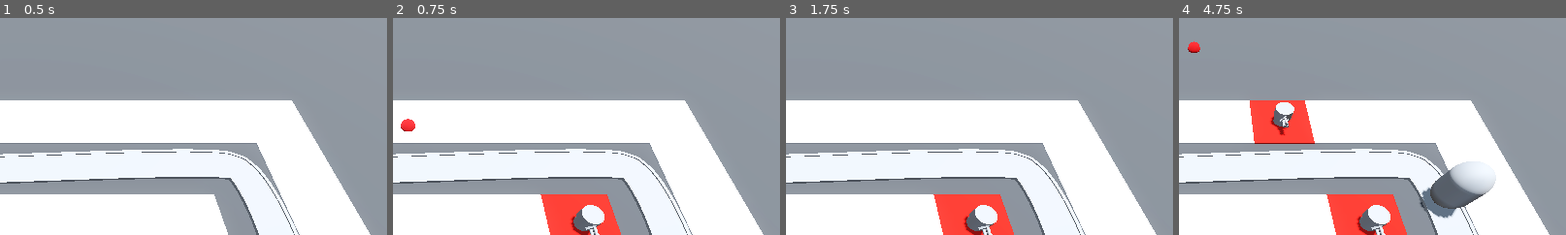
Above: before the commit, frames 1-4 (left to right).
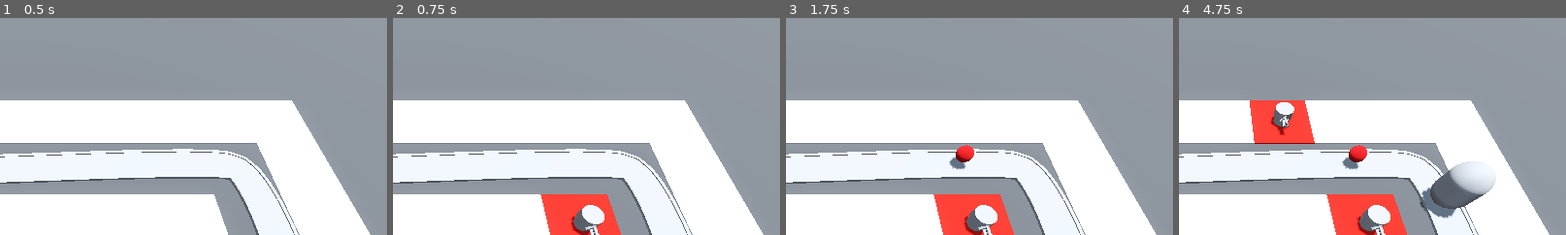
Above: after the commit, the same moments.

Repository: FabioAVSilva/Barbarian-Blaster
Game: Godot game, scene res://BaseLevel.tscn
Two runs of this game, one before a commit and one after it. Both use one fixed random seed, a clock stepped at 60 frames per second and the inputs below.
Inputs (mouse positions are % of the whole screen's width and height, from its top left):
- Up to frame 1 (0.5 s): no input
- Up to frame 2 (0.75 s): move the mouse to (72, 45) at 0.52 s; press the mouse at (72, 45) at 0.53 s
- Up to frame 3 (1.75 s): move the mouse to (30, 55) at 1.27 s; release the mouse at (30, 55) at 1.28 s; click (30, 55) at 1.35 s
- Up to frame 4 (4.75 s): move the mouse to (60, 28) at 2.02 s; press the mouse at (60, 28) at 2.03 s; move the mouse to (45, 70) at 2.77 s; release the mouse at (45, 70) at 2.78 s; click (45, 70) at 2.85 s; move the mouse to (80, 65) at 3.52 s; press the mouse at (80, 65) at 3.53 s; move the mouse to (20, 35) at 4.27 s; release the mouse at (20, 35) at 4.28 s; click (20, 35) at 4.35 s
The pictures show only the part of the screen within x 48-98%, y 0-50%; the shares and areas given below are measured in that part.

Frame 1 is identical in both runs. In frame 2, 0.2% of the frame differs, in the area x 2-6%, y 46-53%; in frame 3, 0.5%; in frame 4, 0.6%, in the area x 2-49%, y 10-71%.

Commit message:
Implemented timers
-Implemented timers to handle shot timing and to clean lingering projectiles after a set time
-Set projectile spawn point to turret barrel

Diff:
--- a/Turret/projectile.gd
+++ b/Turret/projectile.gd
@@ -6,3 +6,7 @@
 
 func _physics_process(delta: float) -> void:
 	position += direction * delta * speed
+
+
+func _on_timer_timeout() -> void:
+	queue_free()
--- a/Turret/projectile.tscn
+++ b/Turret/projectile.tscn
@@ -19,3 +19,10 @@
 
 [node name="CollisionShape3D" type="CollisionShape3D" parent="."]
 shape = SubResource("SphereShape3D_3nq0t")
+
+[node name="Timer" type="Timer" parent="."]
+wait_time = 2.0
+one_shot = true
+autostart = true
+
+[connection signal="timeout" from="Timer" to="." method="_on_timer_timeout"]
--- a/Turret/turret.gd
+++ b/Turret/turret.gd
@@ -1,7 +1,9 @@
 extends Node3D
 
 @export var projectile: PackedScene
+@onready var turret_barrel_ring: MeshInstance3D = $TurretBase/TurretTop/TurretBarrel3/TurretBarrelRing
 
-func _ready() -> void:
+func _on_timer_timeout() -> void:
 	var shot = projectile.instantiate()
 	add_child(shot)
+	shot.global_position = turret_barrel_ring.global_position
--- a/Turret/turret.tscn
+++ b/Turret/turret.tscn
@@ -61,6 +61,11 @@
 transform = Transform3D(1, 0, 0, 0, 1, 0, 0, 0, 1, 0, 0.305, 0)
 mesh = SubResource("CylinderMesh_ttsi1")
 
-[node name="MeshInstance3D" type="MeshInstance3D" parent="TurretBase/TurretTop"]
+[node name="TurretTriangleBarrelBase" type="MeshInstance3D" parent="TurretBase/TurretTop"]
 transform = Transform3D(1, 0, 0, 0, 1, 0, 0, 0, 1, 0, 0.04, 0.4)
 mesh = SubResource("PrismMesh_r754r")
+
+[node name="Timer" type="Timer" parent="."]
+autostart = true
+
+[connection signal="timeout" from="Timer" to="." method="_on_timer_timeout"]
